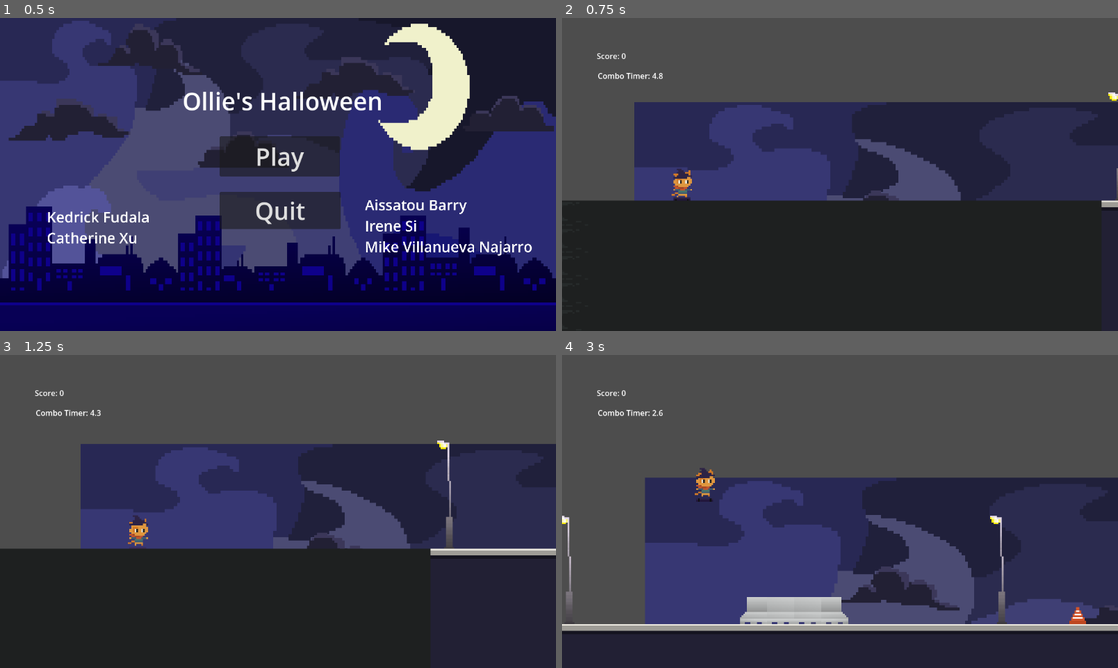
Above: before the commit, frames 1-4 (two rows, left to right).
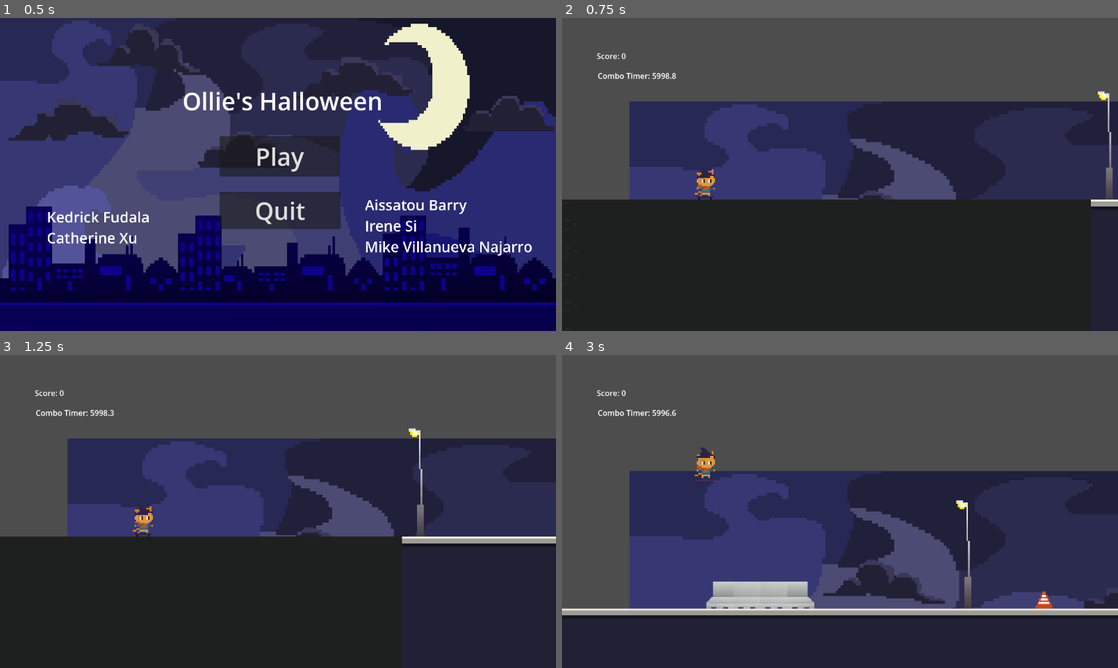
Above: after the commit, the same moments.

Repository: kedrickfudala/SGD-Spooky-Game-Jam
Game: Godot game, scene res://src/game_container.tscn
Same seed, same stepped clock (60 frames per second), same inputs: the game is played once before the commit and once after it.
Inputs:
- Up to frame 1 (0.5 s): no input
- Up to frame 2 (0.75 s): click "Play" at 0.5 s
- Up to frame 3 (1.25 s): no input
- Up to frame 4 (3 s): tap Space (jump) at 1.35, 1.52, 1.82, 2.1, 2.27, 2.57, 2.85 s

Frame 1 is identical in both runs. In frame 2, 2.7% of the frame differs, in the area x 0-100%, y 17-61%; in frame 3, 10%; in frame 4, 17%, in the area x 0-100%, y 17-89%.

Commit message:
Catherine stuff, fixed animations

Diff:
--- a/src/player/player.gd
+++ b/src/player/player.gd
@@ -13,12 +13,11 @@
 @onready var combo_timer : Object = $ComboTimer
 
 @onready var score : int = 0
-
 @onready var jumps : int = 2
 
 func _ready():
 	spawn_player_hud()
-	combo_timer.set_wait_time(5)
+	combo_timer.set_wait_time(5999)
 	combo_timer.start()
 	animation_player.play("cat_skating")
 
--- a/src/player/player.tscn
+++ b/src/player/player.tscn
@@ -1,33 +1,15 @@
 [gd_scene load_steps=11 format=3 uid="uid://c44ghcsj1xt1v"]
 
 [ext_resource type="Script" path="res://src/player/player.gd" id="1_bwpes"]
-[ext_resource type="Texture2D" uid="uid://balp5mt8p7y4g" path="res://assets/sprites/catjumpsheet.png" id="2_hmyn6"]
+[ext_resource type="Texture2D" uid="uid://wxhldq1agv3g" path="res://assets/sprites/cat_skating.png" id="2_gdvmw"]
 [ext_resource type="AudioStream" uid="uid://c3aetabx5pgt8" path="res://assets/music/retro-jump-3-236683.mp3" id="3_txad8"]
 [ext_resource type="AudioStream" uid="uid://bgfjswrnggm3" path="res://assets/music/coin-recieved-230517.mp3" id="4_li7c4"]
 
 [sub_resource type="RectangleShape2D" id="RectangleShape2D_ahx2h"]
-size = Vector2(10, 15)
+size = Vector2(10, 18)
 
 [sub_resource type="RectangleShape2D" id="RectangleShape2D_miofp"]
-size = Vector2(13.1579, 4.60526)
-
-[sub_resource type="Animation" id="Animation_xtfxs"]
-resource_name = "cat_skating"
-length = 0.9
-loop_mode = 2
-step = 0.15
-tracks/0/type = "value"
-tracks/0/imported = false
-tracks/0/enabled = true
-tracks/0/path = NodePath("Sprite2D:frame")
-tracks/0/interp = 1
-tracks/0/loop_wrap = true
-tracks/0/keys = {
-"times": PackedFloat32Array(0, 0.15, 0.3, 0.428571, 0.571429, 0.714286),
-"transitions": PackedFloat32Array(1, 1, 1, 1, 1, 1),
-"update": 1,
-"values": [0, 1, 2, 3, 4, 5]
-}
+size = Vector2(13.1579, 6.57895)
 
 [sub_resource type="Animation" id="Animation_0j5au"]
 length = 0.001
@@ -46,7 +28,26 @@
 
 [sub_resource type="Animation" id="Animation_71yh8"]
 resource_name = "cat_jump"
+length = 0.6
 loop_mode = 1
+step = 0.1
+tracks/0/type = "value"
+tracks/0/imported = false
+tracks/0/enabled = true
+tracks/0/path = NodePath("Sprite2D:frame")
+tracks/0/interp = 1
+tracks/0/loop_wrap = true
+tracks/0/keys = {
+"times": PackedFloat32Array(0, 0.1, 0.2, 0.3, 0.4, 0.5, 0.6),
+"transitions": PackedFloat32Array(1, 1, 1, 1, 1, 1, 1),
+"update": 1,
+"values": [6, 7, 8, 9, 10, 11, 6]
+}
+
+[sub_resource type="Animation" id="Animation_xtfxs"]
+resource_name = "cat_skating"
+length = 0.75
+loop_mode = 2
 step = 0.15
 tracks/0/type = "value"
 tracks/0/imported = false
@@ -75,12 +76,14 @@
 script = ExtResource("1_bwpes")
 
 [node name="Sprite2D" type="Sprite2D" parent="."]
-texture = ExtResource("2_hmyn6")
+position = Vector2(0, -12)
+texture = ExtResource("2_gdvmw")
 hframes = 6
+vframes = 2
 frame = 1
 
 [node name="CollisionShape2D" type="CollisionShape2D" parent="."]
-position = Vector2(0, 1.5)
+position = Vector2(0, -9)
 shape = SubResource("RectangleShape2D_ahx2h")
 
 [node name="ComboArea" type="Area2D" parent="."]
@@ -88,7 +91,7 @@
 collision_mask = 4
 
 [node name="CollisionShape2D" type="CollisionShape2D" parent="ComboArea"]
-position = Vector2(0, 9.25)
+position = Vector2(0, -2.5)
 scale = Vector2(0.76, 0.76)
 shape = SubResource("RectangleShape2D_miofp")
 
Binary file changed: assets/sprites/cat_skating.png
Binary file removed: assets/sprites/catjumpsheet.png
Not shown, removed: assets/sprites/catjumpsheet.png.import
Binary file removed: assets/sprites/democat.png
Not shown, removed: assets/sprites/democat.png.import
